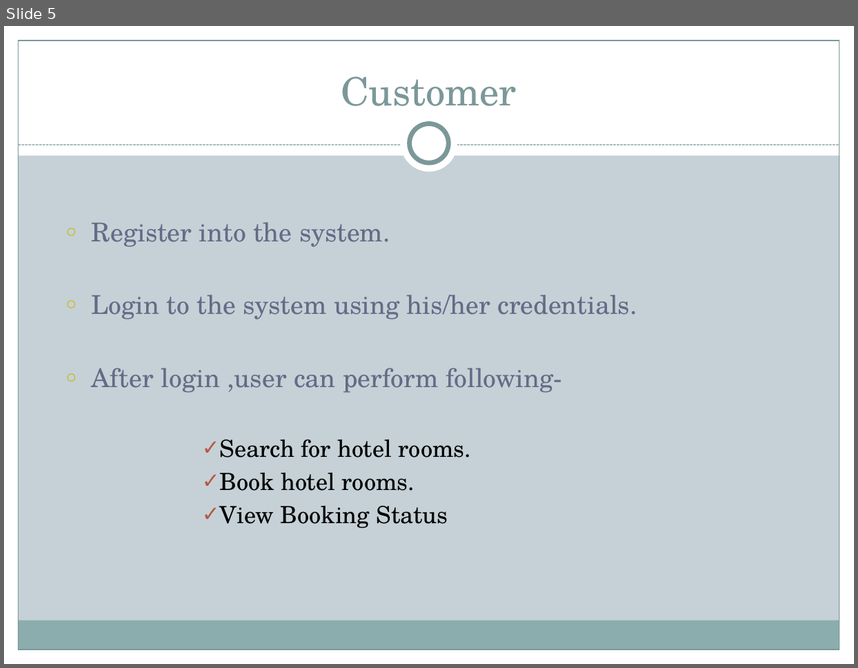
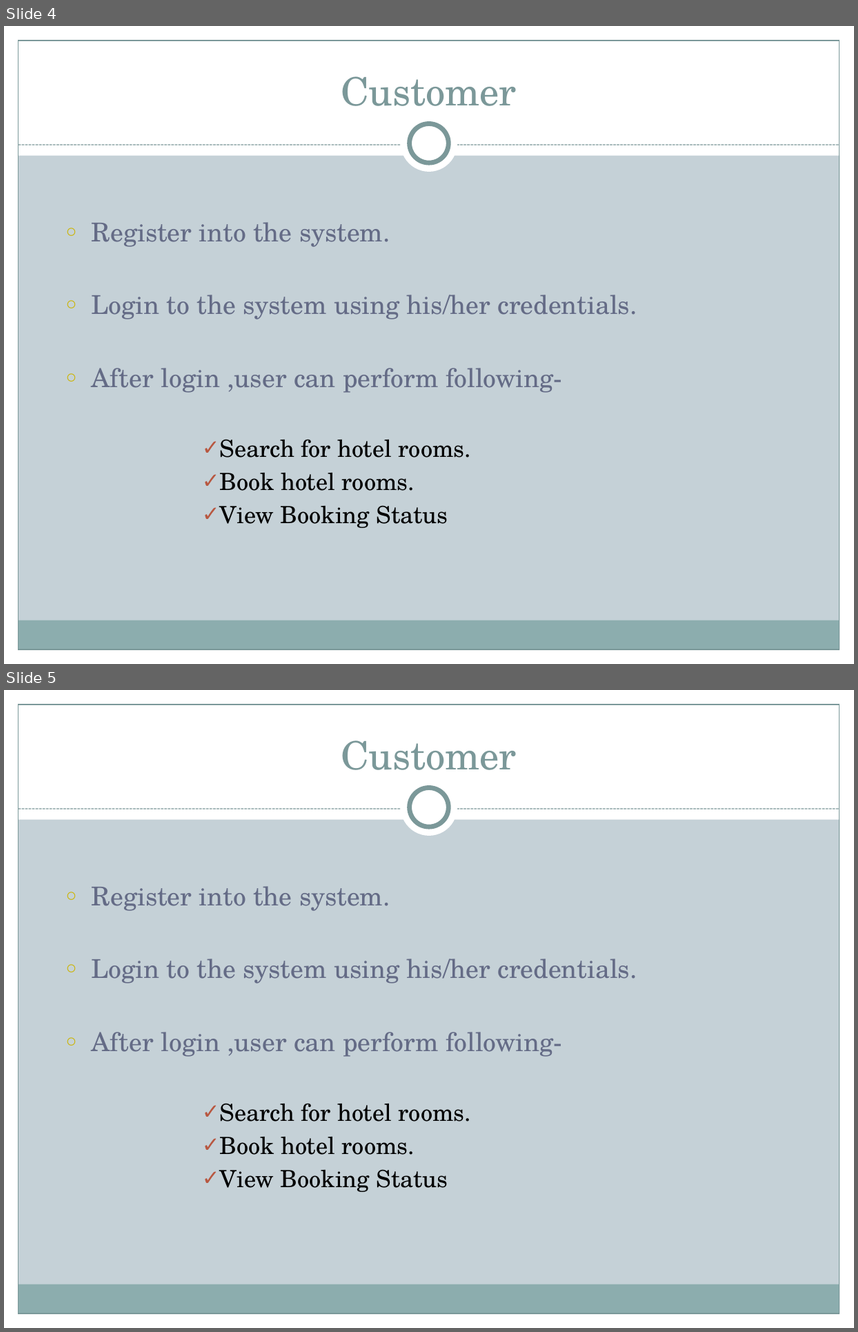
Before and after one commit to VeenaYeshala/PLP-project, a slide deck: HotelManagementBookingSystem_ppt.pptx. Shown one above the other, each under a label of ours: slide 5 before the commit, slides 4 and 5 after it. The pictures are 858x668 and 858x1332 pixels, drawn with LibreOffice and Linux fonts; fonts in the diff are those of the drawing. Boxes give left, top, right and bottom in pixels: in the first picture for what was removed or moved away, otherwise in the second. Text is boxed around its words. In the diff, an @@ line names an element or a change of style, - is before the commit and + after.

```diff
--- a/HotelManagementBookingSystem_ppt.pptx
+++ b/HotelManagementBookingSystem_ppt.pptx
@@ slide 5 added at [4,690,854,1328], background #C5D1D7; not listed: 9 template elements that a slide beside it also shows @@
@@ title added at [341,740,517,770], 33 pt, text #7C999A @@
+Customer
@@ text added at [92,886,637,1192], 22 pt, text #646B86 @@
+  ○ Register into the system.
+  ○ Login to the system using his/her credentials.
+  ○ After login ,user can perform following-
+            ✓ Search for hotel rooms.
+            ✓ Book hotel rooms.
+            ✓ View Booking Status
@@ what was slide 5 is now slide 4 @@
```
Also in this commit, not shown: 6 slides changed, 9 other slides added, 13 slides removed.
